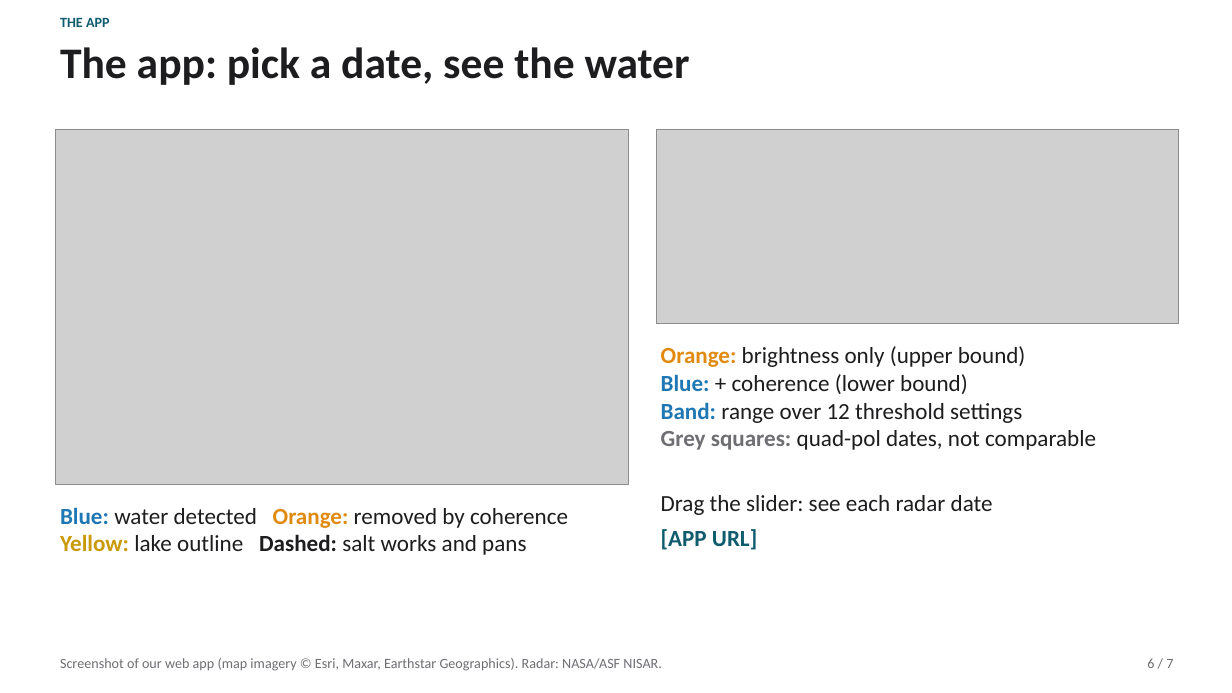
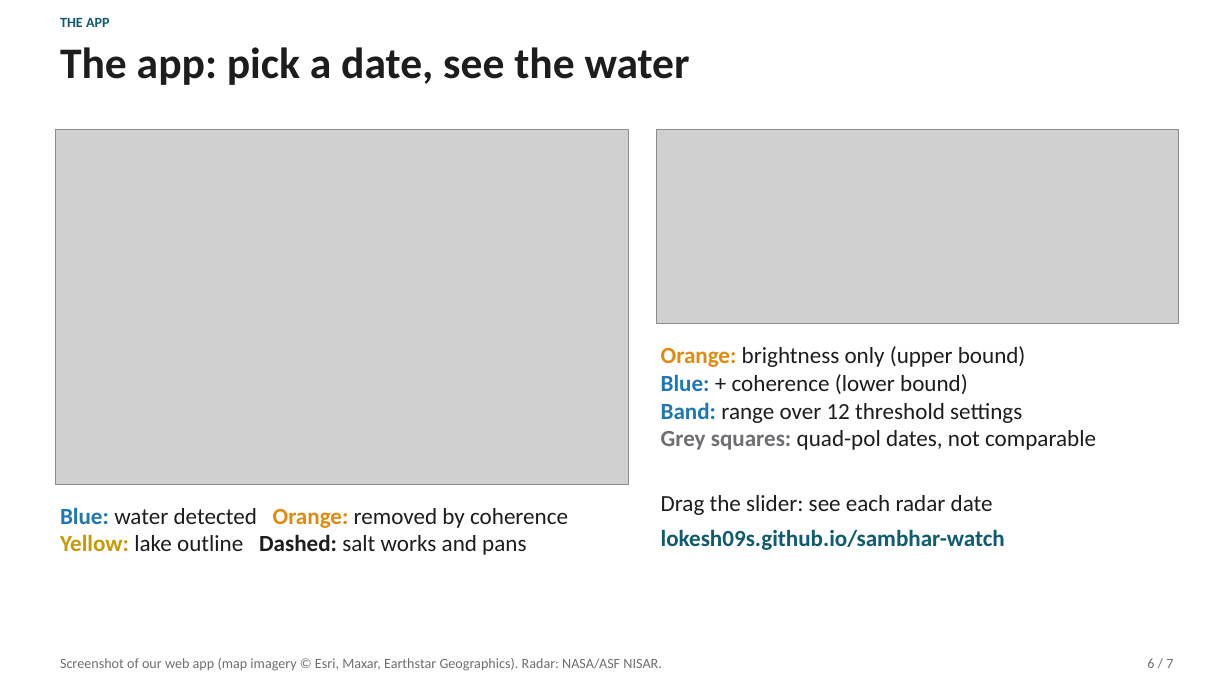
Before and after one commit to lokesh09s/sambhar-watch, a slide deck: slide 6 of docs/slides/Sambhar_Watch.pptx. Drawn at 1232x693 pixels with LibreOffice and Linux fonts; fonts in the diff are those of the drawing; grey boxes stand for pictures. Boxes give left, top, right and bottom in pixels: in the first picture for what was removed or moved away, otherwise in the second. Text is boxed around its words. In the diff, an @@ line names an element or a change of style, - is before the commit and + after.

```diff
--- a/docs/slides/Sambhar_Watch.pptx
+++ b/docs/slides/Sambhar_Watch.pptx
@@ text at <box>661,529,1005,550</box>: text changed @@
-[APP URL]
+lokesh09s.github.io/sambhar-watch
```
Also in this commit, not shown: 1 other slide changed, 7 other files.
